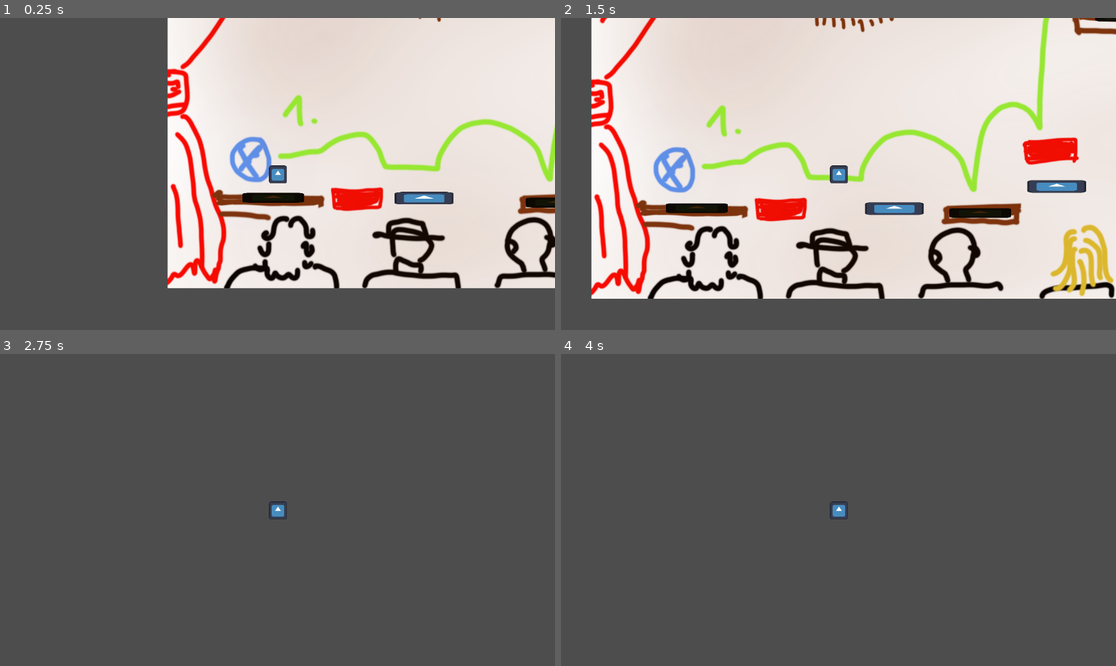
Above: before the commit, frames 1-4 (two rows, left to right).
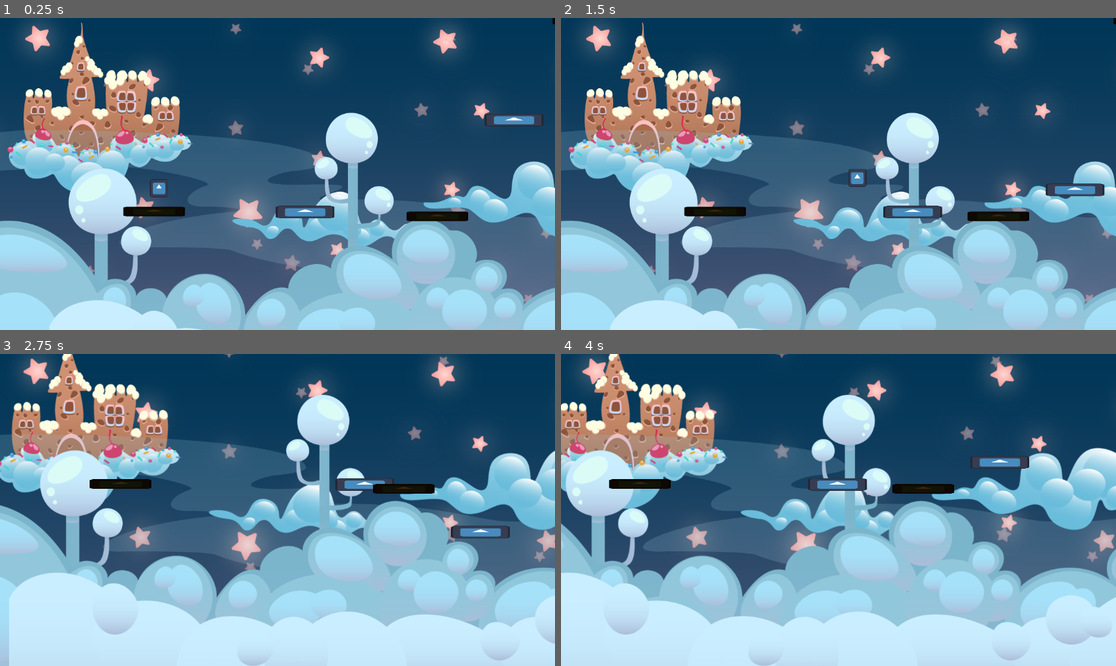
Above: after the commit, the same moments.

Repository: danigeri/Brackeys-Game-Jam
Game: Godot game, scene res://scenes/GameLoop/game_loop.tscn
Two runs of this game, one before a commit and one after it. Both use one fixed random seed, a clock stepped at 60 frames per second and the inputs below. The engine's default icon, where the game draws it, is replaced by a stand-in: a white triangle on a blue panel in a dark square.
Inputs (mouse positions are in pixels of both pictures, inside the frame that each line leads up to):
- Up to frame 1 (0.25 s): no input
- Up to frame 2 (1.5 s): move the mouse to (988, 189) at 0.52 s; press the mouse at (988, 189) at 0.53 s; hold Right (right) from 0.53 s (still down); tap Up (up) at 0.77 s; move the mouse to (1088, 189) at 1.27 s; release the mouse at (1088, 189) at 1.28 s; click (1088, 189) at 1.35 s
- Up to frame 3 (2.75 s): tap Up (up) at 1.52 s; move the mouse to (333, 441) at 2.02 s; release Right (right) at 2.03 s; press the mouse at (333, 441) at 2.03 s; hold Left (left) from 2.03 s (still down)
- Up to frame 4 (4 s): move the mouse to (810, 572) at 2.77 s; release Left (left) at 2.78 s; release the mouse at (810, 572) at 2.78 s; hold Right (right) from 2.78 s (still down); click (810, 572) at 2.85 s; tap Up (up) at 3.02, 3.77 s; move the mouse to (1005, 556) at 3.52 s; press the mouse at (1005, 556) at 3.53 s

The runs differ from the first frame. In frame 1, 100% of the frame differs, in the area x 0-100%, y 0-100%; in frame 2, 99%; in frame 3, 100%; in frame 4, 100%.

Commit message:
Parallax integrated. Player camera adjusted.

Diff:
--- a/scenes/GameLoop/game_loop.tscn
+++ b/scenes/GameLoop/game_loop.tscn
@@ -4,6 +4,7 @@
 [ext_resource type="Script" uid="uid://co2jxcbqxd52u" path="res://UI/ui.gd" id="2_ksmgf"]
 [ext_resource type="PackedScene" uid="uid://inxv7ghoaf62" path="res://UI/Menus/PauseMenu/pause_menu.tscn" id="2_u3r3m"]
 [ext_resource type="PackedScene" uid="uid://c55vl17w7kkn0" path="res://UI/Menus/SettingsMenu/settings_menu.tscn" id="4_x7b5a"]
+[ext_resource type="PackedScene" uid="uid://562kr87tx0wf" path="res://scenes/Parallax/environment.tscn" id="5_73e4h"]
 [ext_resource type="Texture2D" uid="uid://c8rqsnlp6kb8m" path="res://assets/elso_run.png" id="5_dkj16"]
 [ext_resource type="PackedScene" uid="uid://3ibhlt1dyusg" path="res://scenes/Player/player.tscn" id="5_t2325"]
 [ext_resource type="PackedScene" uid="uid://cmvu72hfj0uu4" path="res://scenes/Platform/platform.tscn" id="6_yq2g3"]
@@ -21,7 +22,10 @@
 [node name="SettingsMenu" parent="UI" unique_id=361400704 instance=ExtResource("4_x7b5a")]
 visible = false
 
+[node name="Environment" parent="." unique_id=1633693839 instance=ExtResource("5_73e4h")]
+
 [node name="ElsoRun" type="Sprite2D" parent="." unique_id=1356655335]
+visible = false
 position = Vector2(561, 350)
 texture = ExtResource("5_dkj16")
 
@@ -60,7 +64,14 @@
 
 [node name="GhostCamera" type="Camera2D" parent="." unique_id=1831260324]
 position = Vector2(573, 340)
-zoom = Vector2(0.5, 0.5)
+zoom = Vector2(0.6, 0.6)
+limit_left = -500
+limit_top = 0
+limit_right = 1420
+limit_bottom = 1080
+position_smoothing_enabled = true
+drag_horizontal_enabled = true
+drag_vertical_enabled = true
 
 [connection signal="credits_menu_requested" from="UI/PauseMenu" to="UI" method="_on_pause_menu_credits_menu_requested"]
 [connection signal="settings_menu_requested" from="UI/PauseMenu" to="UI" method="_on_pause_menu_settings_menu_requested"]
--- a/Parallax/environment.tscn
+++ b/scenes/Parallax/environment.tscn
@@ -1,14 +1,14 @@
 [gd_scene format=3 uid="uid://562kr87tx0wf"]
 
-[ext_resource type="Texture2D" uid="uid://b6c3wjirwjxy0" path="res://Parallax/Layers/layer09_Sky.png" id="1_0e0uu"]
-[ext_resource type="Texture2D" uid="uid://ckopxqu2xc1m7" path="res://Parallax/Layers/layer08_Stars_1.png" id="2_erpxx"]
-[ext_resource type="Texture2D" uid="uid://dhc2yw3dwbdm" path="res://Parallax/Layers/layer07_Stars_2.png" id="3_5h6yr"]
-[ext_resource type="Texture2D" uid="uid://2prae5yxtw2l" path="res://Parallax/Layers/layer06_Stars_3.png" id="4_rd8ns"]
-[ext_resource type="Texture2D" uid="uid://buc32m7263txc" path="res://Parallax/Layers/layer05_Castle.png" id="5_smk7f"]
-[ext_resource type="Texture2D" uid="uid://coo8t10iggqg1" path="res://Parallax/Layers/layer04_Path.png" id="6_3e46c"]
-[ext_resource type="Texture2D" uid="uid://cge4drwrlik4g" path="res://Parallax/Layers/layer03_Clouds_3.png" id="7_naay8"]
-[ext_resource type="Texture2D" uid="uid://udi2lx7ximv5" path="res://Parallax/Layers/layer02_Clouds_2.png" id="8_siwce"]
-[ext_resource type="Texture2D" uid="uid://d0sqw2hcdmvt1" path="res://Parallax/Layers/layer01_Clouds_1.png" id="9_ovrjp"]
+[ext_resource type="Texture2D" uid="uid://b6c3wjirwjxy0" path="res://scenes/Parallax/Layers/layer09_Sky.png" id="1_0e0uu"]
+[ext_resource type="Texture2D" uid="uid://ckopxqu2xc1m7" path="res://scenes/Parallax/Layers/layer08_Stars_1.png" id="2_erpxx"]
+[ext_resource type="Texture2D" uid="uid://dhc2yw3dwbdm" path="res://scenes/Parallax/Layers/layer07_Stars_2.png" id="3_5h6yr"]
+[ext_resource type="Texture2D" uid="uid://2prae5yxtw2l" path="res://scenes/Parallax/Layers/layer06_Stars_3.png" id="4_rd8ns"]
+[ext_resource type="Texture2D" uid="uid://buc32m7263txc" path="res://scenes/Parallax/Layers/layer05_Castle.png" id="5_smk7f"]
+[ext_resource type="Texture2D" uid="uid://coo8t10iggqg1" path="res://scenes/Parallax/Layers/layer04_Path.png" id="6_3e46c"]
+[ext_resource type="Texture2D" uid="uid://cge4drwrlik4g" path="res://scenes/Parallax/Layers/layer03_Clouds_3.png" id="7_naay8"]
+[ext_resource type="Texture2D" uid="uid://udi2lx7ximv5" path="res://scenes/Parallax/Layers/layer02_Clouds_2.png" id="8_siwce"]
+[ext_resource type="Texture2D" uid="uid://d0sqw2hcdmvt1" path="res://scenes/Parallax/Layers/layer01_Clouds_1.png" id="9_ovrjp"]
 
 [node name="Environment" type="Node2D" unique_id=1633693839]
 
--- a/scenes/Player/player.tscn
+++ b/scenes/Player/player.tscn
@@ -19,3 +19,10 @@
 texture = ExtResource("1_1f37a")
 
 [node name="Camera2D" type="Camera2D" parent="." unique_id=1748759055]
+limit_left = -500
+limit_top = 0
+limit_right = 1420
+limit_bottom = 1080
+position_smoothing_enabled = true
+drag_horizontal_enabled = true
+drag_vertical_enabled = true
Renamed: Parallax/Layers/layer01_Clouds_1.png -> scenes/Parallax/Layers/layer01_Clouds_1.png
Not shown, changed: scenes/Parallax/Layers/layer01_Clouds_1.png.import
Renamed: Parallax/Layers/layer02_Clouds_2.png -> scenes/Parallax/Layers/layer02_Clouds_2.png
Not shown, changed: scenes/Parallax/Layers/layer02_Clouds_2.png.import
Renamed: Parallax/Layers/layer03_Clouds_3.png -> scenes/Parallax/Layers/layer03_Clouds_3.png
Not shown, changed: scenes/Parallax/Layers/layer03_Clouds_3.png.import
Renamed: Parallax/Layers/layer04_Path.png -> scenes/Parallax/Layers/layer04_Path.png
Not shown, changed: scenes/Parallax/Layers/layer04_Path.png.import
Renamed: Parallax/Layers/layer05_Castle.png -> scenes/Parallax/Layers/layer05_Castle.png
Not shown, changed: scenes/Parallax/Layers/layer05_Castle.png.import
Renamed: Parallax/Layers/layer06_Stars_3.png -> scenes/Parallax/Layers/layer06_Stars_3.png
Not shown, changed: scenes/Parallax/Layers/layer06_Stars_3.png.import
(and 8 more such lines)
